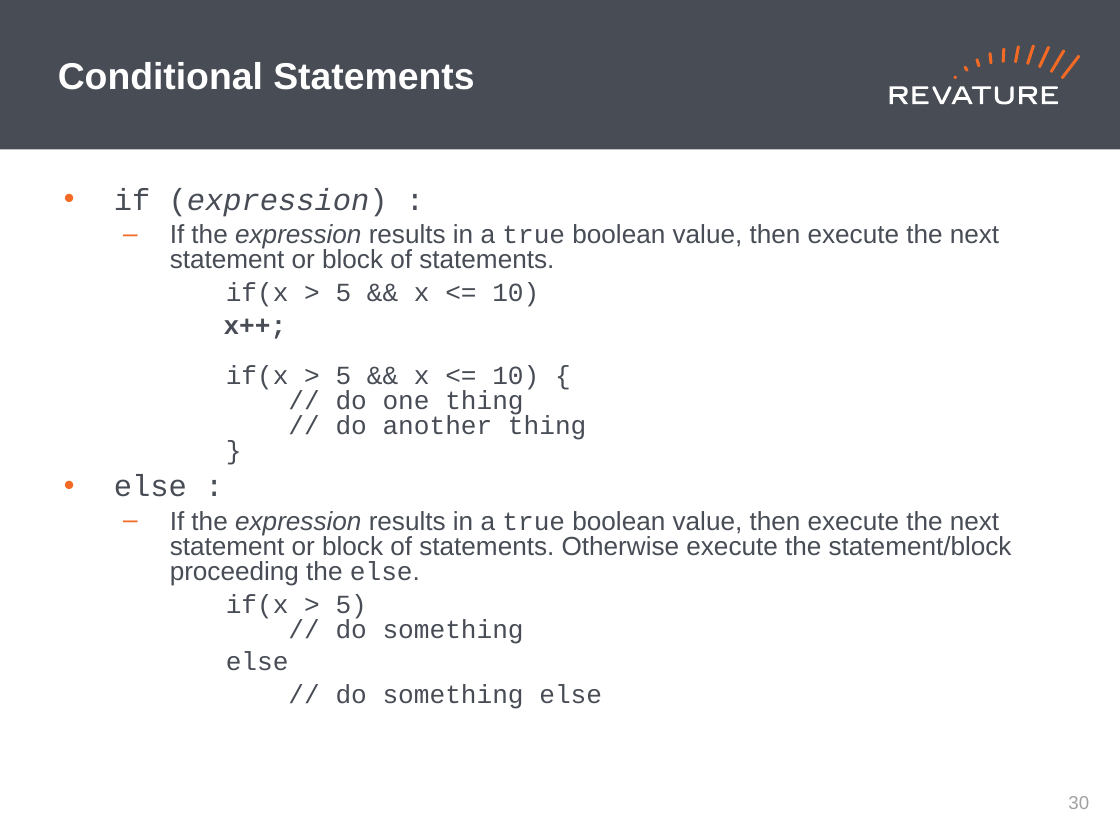
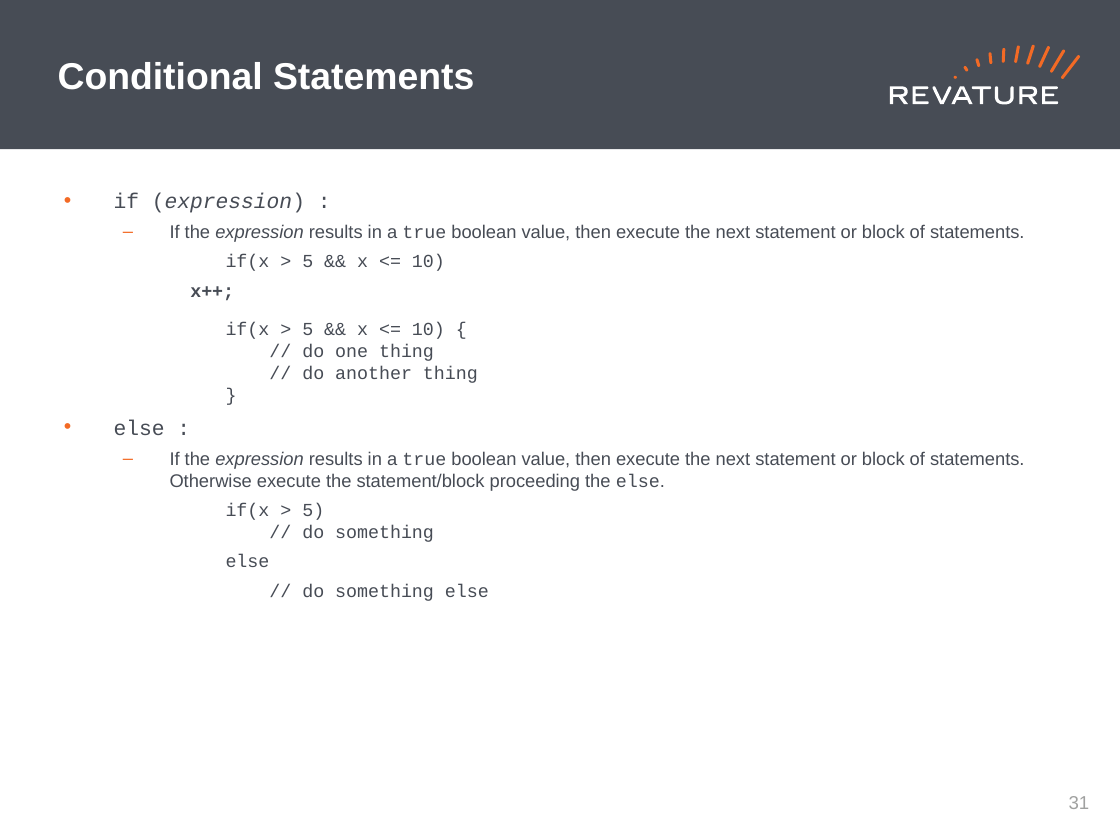
Before and after one commit to jhigherevature/ROCP-210412, a slide deck: slide 31 of powerpoints/Roc_Day02 - Operators_Methods_Arrays_FlowControl.pptx. Drawn at 1120x840 pixels with LibreOffice and Linux fonts; fonts in the diff are those of the drawing. Boxes give left, top, right and bottom in pixels: in the first picture for what was removed or moved away, otherwise in the second. Text is boxed around its words. In the diff, an @@ line names an element or a change of style, - is before the commit and + after.

```diff
--- a/powerpoints/Roc_Day02 - Operators_Methods_Arrays_FlowControl.pptx
+++ b/powerpoints/Roc_Day02 - Operators_Methods_Arrays_FlowControl.pptx
@@ text "if (expression) :" at [114,193,1025,601]: size 19.6 to 13.7 pt in "if (expression) :", "else :"; size 16.8 to 11.8 pt; line spacing 0.8 to 1; list level 2 to 1 in "if(x > 5 && x ..."; list level 2 to 1 in "x++; if(x > 5 && ..."; list level 2 to 1 in "if(x > 5) // do ..."; list level 2 to 1 in "else"; list level 2 to 1 in "// do something else" @@
@@ page number at [1069,796,1090,809]: text changed @@
-30
+31
```
Also in this commit, not shown: 40 other slides changed, 11 other files.
